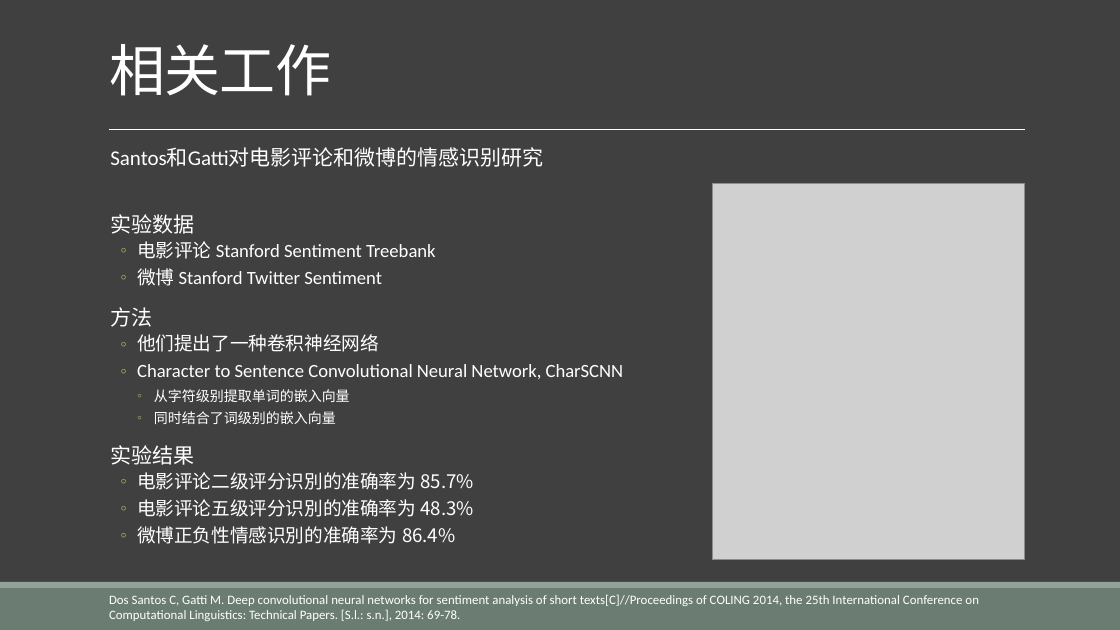
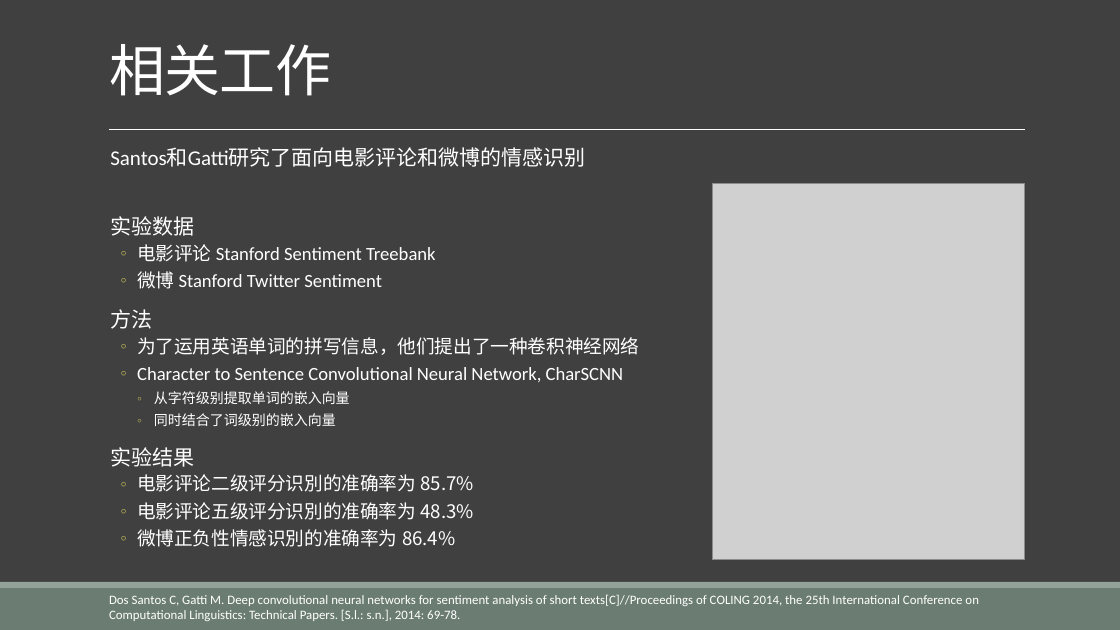
Before and after one commit to liangxh/grad2019, a slide deck: slide 9 of 计研163_梁锡豪_2016211014.pptx (slide 8 before the commit). Drawn at 1120x630 pixels with LibreOffice and Linux fonts; fonts in the diff are those of the drawing; grey boxes stand for pictures. Boxes give left, top, right and bottom in pixels: in the first picture for what was removed or moved away, otherwise in the second. Text is boxed around its words. In the diff, an @@ line names an element or a change of style, - is before the commit and + after.

```diff
--- a/计研163_梁锡豪_2016211014.pptx
+++ b/计研163_梁锡豪_2016211014.pptx
@@ text at [110,148,586,167]: text changed @@
-  Santos和Gatti对电影评论和微博的情感识别研究
+  Santos和Gatti研究了面向电影评论和微博的情感识别
@@ text at [137,337,639,355]: text changed @@
-  ◦ 他们提出了一种卷积神经网络
+  ◦ 为了运用英语单词的拼写信息，他们提出了一种卷积神经网络
```
Also in this commit, not shown: 7 other slides changed, 2 slides added, 1 slide removed.
